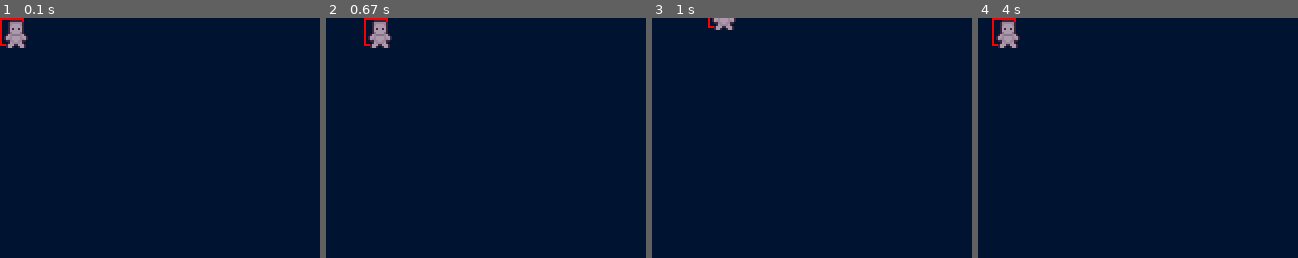
Above: before the commit, frames 1-4 (left to right).
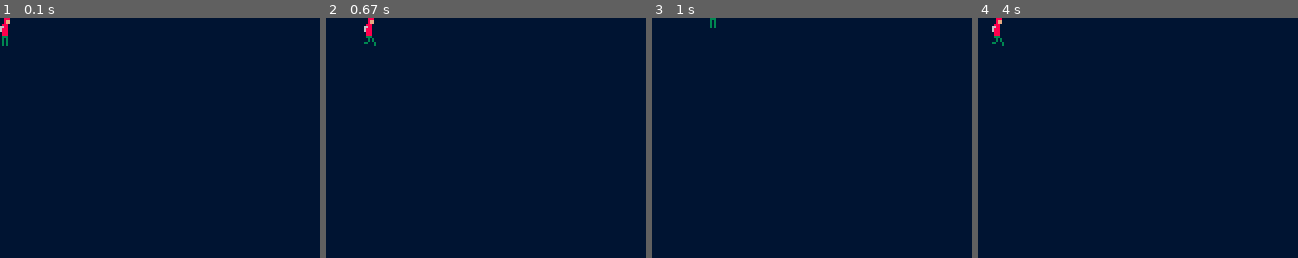
Above: after the commit, the same moments.

Repository: Galgunn/PygamePractice
Game: pygame game, started from Practice/code/game.py
Same seed, same stepped clock (60 frames per second), same inputs: the game is played once before the commit and once after it.
Inputs:
- Up to frame 1 (0.1 s): no input
- Up to frame 2 (0.67 s): hold Right from 0.33 s (still down)
- Up to frame 3 (1 s): release Right at 0.8 s; hold Up from 0.83 s (still down)
- Up to frame 4 (4 s): release Up at 1.13 s; hold Left 1.67-2.2 s; hold Down 2.23-2.53 s; hold Left 2.57-2.97 s; hold Right from 3.4 s (still down)
The pictures show only the part of the screen within x 0-50%, y 0-50%; the shares and areas given below are measured in that part.

The runs differ from the first frame. In frame 1, 0.9% of the frame differs, in the area x 0-9%, y 0-13%; in frame 2, 0.9%; in frame 3, 0.4%; in frame 4, 0.9%.

Commit message:
Added my own artwork, animation, and vector normalization

Diff:
--- a/Practice/code/game.py
+++ b/Practice/code/game.py
@@ -1,7 +1,7 @@
 import pygame, sys
 
-from scripts.utils import load_image, Spritesheet
-from scripts.entities import Entity
+from scripts.utils import load_image, load_images, Animation
+from scripts.entities import Entity, Player
 from scripts.tilemap import Tilemap
 
 WINDOW_WIDTH = 640
@@ -14,16 +14,19 @@
         self.clock = pygame.time.Clock()
         self.display = pygame.Surface((WINDOW_WIDTH / 2, WINDOW_HEIGHT / 2))
 
-        self.player_sheet = Spritesheet(load_image('player/playerSheet.png'), (16, 16))
-        self.tile_sheet = Spritesheet(load_image('tiles/tiles.png'), (16, 16))
-
         self.assets = {
-            'player': self.player_sheet.get_frames(0, 2),
-            'brick': self.tile_sheet.get_image(0, 0, (0, 0, 0)),
-            'wall': self.tile_sheet.get_image(1, 0, (0, 0, 0))
+            'player': load_image('player/idle/right/0.png'),
+            'brick': load_image('tiles/brick/0.png'),
+            'wall': load_image('tiles/wall/0.png'),
+            'player/idle/down': Animation(load_images('player/idle/down'), frame_dur=10),
+            'player/idle/right': Animation(load_images('player/idle/right'), frame_dur=10),
+            'player/idle/up': Animation(load_images('player/idle/up'), frame_dur=10),
+            'player/walk/down': Animation(load_images('player/walk/down'), frame_dur=6),
+            'player/walk/right': Animation(load_images('player/walk/right'), frame_dur=6),
+            'player/walk/up': Animation(load_images('player/walk/up'), frame_dur=6),
         }
 
-        self.player = Entity(self, 'player', (0, 0), (12, 14))
+        self.player = Player(self, (0, 0), (5, 14))
         self.movement = [False, False, False, False]
 
         self.tilemap = Tilemap(self, 16)
@@ -62,8 +65,6 @@
                     if event.key == pygame.K_DOWN:
                         self.movement[3] = False
 
-
-
             # Game rendering
             self.screen.blit(pygame.transform.scale(self.display, self.screen.get_size()), (0, 0))
             pygame.display.flip()
--- a/Practice/code/scripts/entities.py
+++ b/Practice/code/scripts/entities.py
@@ -1,4 +1,4 @@
-import pygame
+import pygame, math
 
 class Entity:
     def __init__(self, game, e_type, pos, size):
@@ -8,38 +8,84 @@
         self.size = size
         self.collisions = {'left': False, 'right': False, 'up': False, 'down': False}
 
+        #Animation
+        self.action = ''
+        self.anim_offset = (-3, -3)
+        self.flip = False
+        self.set_action('idle/right')
+
     def rect(self):
         return pygame.FRect(self.pos[0], self.pos[1], self.size[0], self.size[1])
 
+    def set_action(self, action):
+        if self.action != action:
+            self.action = action
+            self.animation = self.game.assets[self.type + '/' + self.action].copy()
+
+    def normalize(self, movement):
+        magnitude = math.sqrt(pow(movement[0], 2) + pow(movement[1], 2))
+        if magnitude != 0:
+            vector_normalized = (movement[0] / magnitude, movement[1] / magnitude)
+            return vector_normalized
+        else:
+            return movement
+
     def update(self, tilemap, movement=(0, 0)):
         self.collisions = {'left': False, 'right': False, 'up': False, 'down': False}
-        frame_movement = movement
+        if movement:
+            movement = self.normalize(movement)
 
-        self.pos[0] += frame_movement[0]
+        self.pos[0] += movement[0]
         entity_rect = self.rect()
         for rect in tilemap.physics_rect_around(self.pos):
             if entity_rect.colliderect(rect):
-                if frame_movement[0] > 0:
+                if movement[0] > 0:
                     entity_rect.right = rect.left
                     self.collisions['right'] = True
-                if frame_movement[0] < 0:
+                if movement[0] < 0:
                     entity_rect.left = rect.right
                     self.collisions['left'] = True
                 self.pos[0] = entity_rect.x
 
-        self.pos[1] += frame_movement[1]
+        self.pos[1] += movement[1]
         entity_rect = self.rect()
         for rect in tilemap.physics_rect_around(self.pos):
             if entity_rect.colliderect(rect):
-                if frame_movement[1] > 0:
+                if movement[1] > 0:
                     entity_rect.bottom = rect.top
                     self.collisions['down'] = True
-                if frame_movement[1] < 0:
+                if movement[1] < 0:
                     entity_rect.top = rect.bottom
                     self.collisions['up'] = True
                 self.pos[1] = entity_rect.y
 
+        if movement[0] > 0:
+            self.flip = False
+        if movement[0] < 0:
+            self.flip = True
+
+        self.animation.update()
+
     def render(self, surf):
-        rect = self.rect()
-        pygame.draw.rect(surf, (250, 0, 0), rect, 1)
-        surf.blit(self.game.assets[self.type][0], self.pos)
+        surf.blit(pygame.transform.flip(self.animation.img(), self.flip, False), (self.pos[0], self.pos[1]))
+
+class Player(Entity):
+    def __init__(self, game, pos, size):
+        super().__init__(game, 'player', pos, size)
+        self.air_time = 0
+        self.idle_dir = 'idle/right'
+
+    def update(self, tilemap, movement=(0, 0)):
+        super().update(tilemap, movement=movement)
+
+        if movement[0] != 0:
+            self.set_action('walk/right')
+            self.idle_dir = 'idle/right'
+        elif movement[1] < 0:
+            self.set_action('walk/up')
+            self.idle_dir = 'idle/up'
+        elif movement[1] > 0:
+            self.set_action('walk/down')
+            self.idle_dir = 'idle/down'
+        else:
+            self.set_action(self.idle_dir)
--- a/Practice/code/scripts/utils.py
+++ b/Practice/code/scripts/utils.py
@@ -29,3 +29,25 @@
         for x in range(frames):
             animation_frames.append(self.get_image(x, row, (0, 0, 0)))
         return animation_frames
+
+class Animation():
+    def __init__(self, images, frame_dur, loop=True):
+        self.images = images
+        self.frame_dur = frame_dur
+        self.loop = loop
+        self.done = False
+        self.frame = 0
+
+    def copy(self):
+        return Animation(self.images, self.frame_dur, self.loop)
+
+    def update(self):
+        if self.loop:
+            self.frame = (self.frame + 1) % (self.frame_dur * len(self.images))
+        else:
+            self.frame = min(self.frame + 1, self.frame_dur * len(self.images) - 1)
+            if self.frame >= self.frame_dur * len(self.images) - 1:
+                self.done = True
+
+    def img(self):
+        return self.images[int(self.frame / self.frame_dur)]
Binary file added: Practice/assets/player/idle/down/0.png
Binary file added: Practice/assets/player/idle/down/1.png
Binary file added: Practice/assets/player/idle/right/0.png
Binary file added: Practice/assets/player/idle/right/1.png
Binary file added: Practice/assets/player/idle/up/0.png
Binary file added: Practice/assets/player/idle/up/1.png
Binary file added: Practice/assets/player/walk/down/0.png
Binary file added: Practice/assets/player/walk/down/1.png
Binary file added: Practice/assets/player/walk/down/2.png
Binary file added: Practice/assets/player/walk/right/0.png
Binary file added: Practice/assets/player/walk/right/1.png
Binary file added: Practice/assets/player/walk/right/2.png
(and 7 more such lines)
